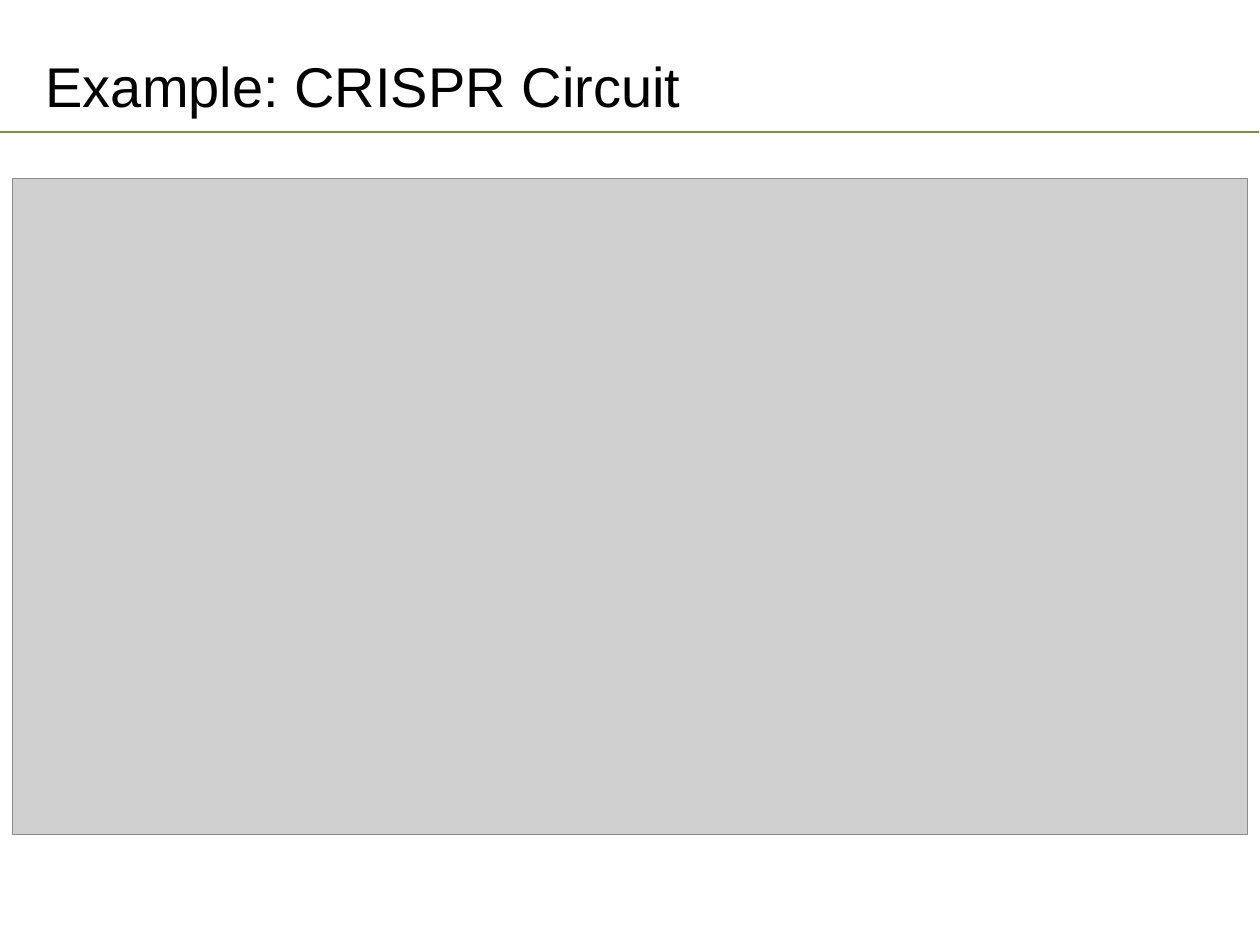
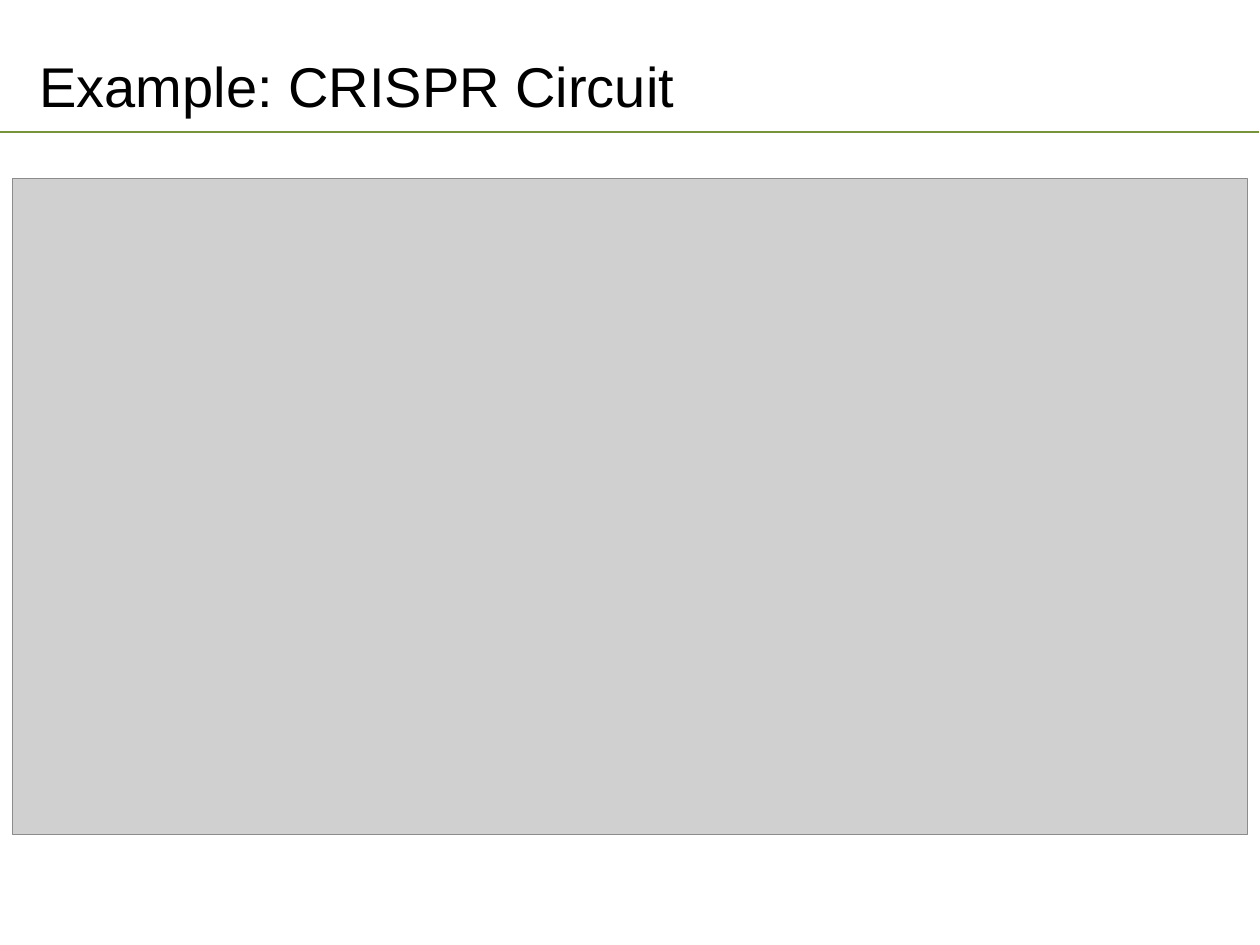
Before and after one commit to SynBioDex/SBOL-visual, a slide deck: slide 9 of SBOL Visual 3.0 Quickstart.pptx. Drawn at 1260x945 pixels with LibreOffice and Linux fonts; fonts in the diff are those of the drawing; grey boxes stand for pictures; background and template pictures are left out. Boxes give left, top, right and bottom in pixels: in the first picture for what was removed or moved away, otherwise in the second. Text is boxed around its words. In the diff, an @@ line names an element or a change of style, - is before the commit and + after.

```diff
--- a/SBOL Visual 3.0 Quickstart.pptx
+++ b/SBOL Visual 3.0 Quickstart.pptx
@@ title "Example: CRISPR Circuit": place and size @@
-title "Example: CRISPR Circuit" at (46, 66, 681, 118)
+title "Example: CRISPR Circuit" at (40, 66, 674, 118)
```
Also in this commit, not shown: 12 other slides changed.
